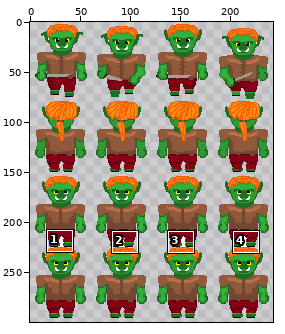
Two states of a sprite sheet, images/Monsters/Orc1.png. The first picture is a wide view before the edit; the outline marks the close-up.
Close-up. Before:
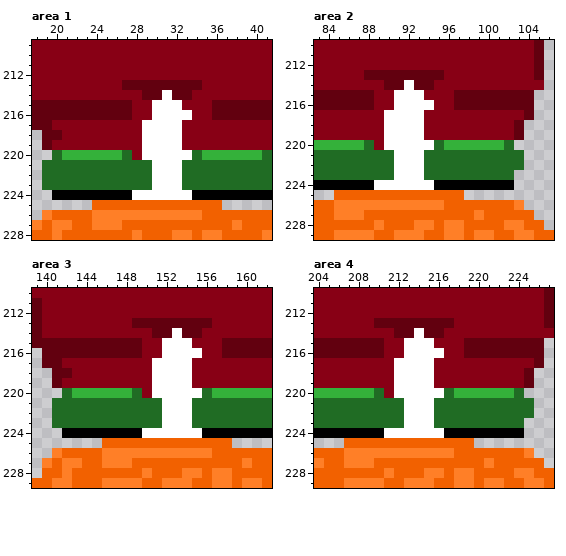
The file is 244x300 pixels. Pixels under 10% opacity are left out. Colours within 5 levels of each other are drawn and written as one. Shown: area 1: x 18..41, y 209..228; area 2: x 83..106, y 210..229; area 3: x 139..162, y 210..229; area 4: x 204..227, y 210..229. The wide view leaves out empty margins. The commit also changed other parts of the picture, which this record leaves out.
The same view after the edit:
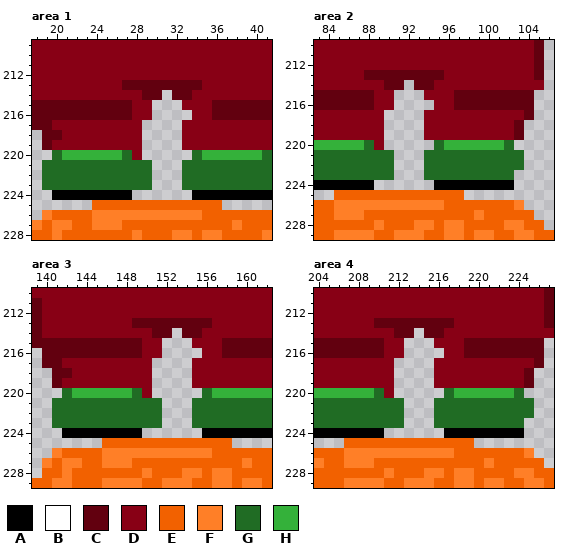
Palette (. is transparent): A #000000  B #ffffff  C #62000f  D #880015  E #f26100  F #ff7f27  G #206c24  H #34b13a
Diff:
Area 1:
y 214: x 31 B -> .
y 215: x 30..32 BBB -> ...
y 216: x 30..33 BBBB -> ....
y 217..219: x 29..32 BBBB -> ....
y 220: x 29..33 BBBBB -> .....
y 221..223: x 30..32 BBB -> ...
y 224: x 28..33 BBBBBB -> ......
Area 2:
y 214: x 92 B -> .
y 215: x 91..93 BBB -> ...
y 216: x 91..94 BBBB -> ....
y 217..219: x 90..93 BBBB -> ....
y 220: x 90..94 BBBBB -> .....
y 221..223: x 91..93 BBB -> ...
y 224: x 89..94 BBBBBB -> ......
Area 3:
y 214: x 153 B -> .
y 215: x 152..154 BBB -> ...
y 216: x 152..155 BBBB -> ....
y 217..219: x 151..154 BBBB -> ....
y 220: x 151..155 BBBBB -> .....
y 221..223: x 152..154 BBB -> ...
y 224: x 150..155 BBBBBB -> ......
Area 4:
y 214: x 214 B -> .
y 215: x 213..215 BBB -> ...
y 216: x 213..216 BBBB -> ....
y 217..219: x 212..215 BBBB -> ....
y 220: x 212..216 BBBBB -> .....
y 221..223: x 213..215 BBB -> ...
y 224: x 211..216 BBBBBB -> ......
Where, in picture pixels (left, top, right, bottom), the same in both close-ups:
erased: (132, 90, 192, 200)
erased: (374, 80, 434, 190)
erased: (142, 328, 202, 438)
erased: (384, 328, 444, 438)
